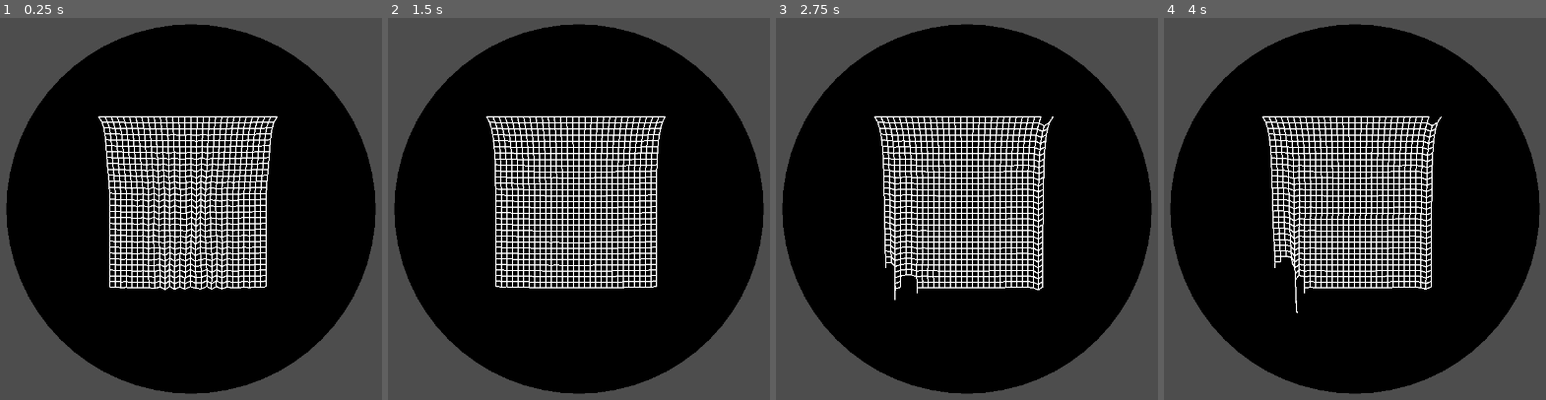
Above: before the commit, frames 1-4 (left to right).
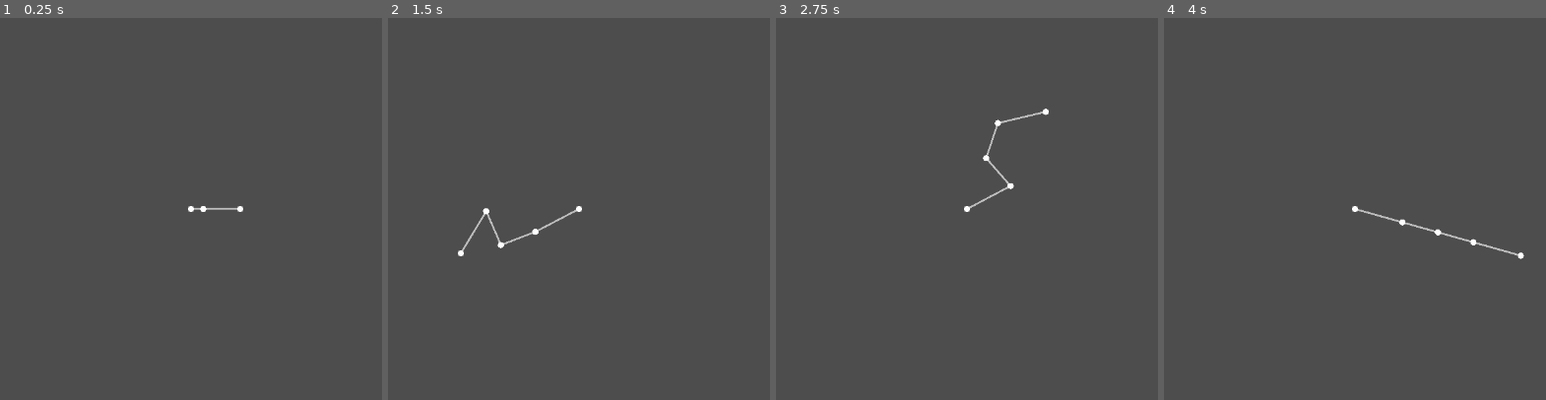
Above: after the commit, the same moments.

Repository: b6462/ComputerAnimationPlayground
Game: Godot game, scene res://InverseKinematics/CCDIK/CCDIK.tscn
Two runs of this game, one before a commit and one after it. Both use one fixed random seed, a clock stepped at 60 frames per second and the inputs below. Before the commit the project starts from res://Verlet/VerletIntegration.tscn.
Inputs (mouse positions are in pixels of both pictures, inside the frame that each line leads up to):
- Up to frame 1 (0.25 s): no input
- Up to frame 2 (1.5 s): move the mouse to (750, 186) at 0.52 s; click (750, 186) at 0.67 s; drag from (422, 231) to (540, 296) at 1.27 s
- Up to frame 3 (2.75 s): move the mouse to (1047, 109) at 2.02 s; click (1047, 109) at 2.17 s
- Up to frame 4 (4 s): drag from (1316, 296) to (outside the picture) at 2.77 s; move the mouse to (outside the picture) at 3.52 s; click (outside the picture) at 3.67 s

The runs differ from the first frame. In frame 1, 72% of the frame differs, in the area x 1-99%, y 1-99%; in frame 2, 72%; in frame 3, 72%; in frame 4, 72%.

Commit message:
Structural update

Diff:
--- a/CCDIK/CCDIK.tscn
+++ b/InverseKinematics/CCDIK/CCDIK.tscn
@@ -1,6 +1,6 @@
 [gd_scene load_steps=2 format=3 uid="uid://dxrwls5mrwx4k"]
 
-[ext_resource type="Script" path="res://CCDIK/CCDIK_01.gd" id="1_6djuq"]
+[ext_resource type="Script" path="res://InverseKinematics/CCDIK/CCDIK_01.gd" id="1_6djuq"]
 
 [node name="CCDIK" type="Node2D"]
 script = ExtResource("1_6djuq")
--- a/CCDIK/CCDIK_01.gd
+++ b/InverseKinematics/CCDIK/CCDIK_01.gd
@@ -1,6 +1,6 @@
 extends Node2D
 # CCDIK
-
+# https://zalo.github.io/blog/inverse-kinematics/
 const ITERATIONS = 32
 
 var base_point := Vector2(640, 360)
--- a/FABRIK/FABRIK.tscn
+++ b/InverseKinematics/FABRIK/FABRIK.tscn
@@ -1,6 +1,6 @@
 [gd_scene load_steps=2 format=3 uid="uid://csv2gmi337k1a"]
 
-[ext_resource type="Script" path="res://FABRIK/FABRIK_02.gd" id="1_akmeq"]
+[ext_resource type="Script" path="res://InverseKinematics/FABRIK/FABRIK_02.gd" id="1_akmeq"]
 
 [node name="Node2D" type="Node2D"]
 script = ExtResource("1_akmeq")
--- a/project.godot
+++ b/project.godot
@@ -11,8 +11,8 @@
 [application]
 
 config/name="Computer Animation Playground"
-run/main_scene="res://Verlet/VerletIntegration.tscn"
-config/features=PackedStringArray("4.2", "Forward Plus")
+run/main_scene="res://InverseKinematics/CCDIK/CCDIK.tscn"
+config/features=PackedStringArray("4.3", "Forward Plus")
 config/icon="res://icon.svg"
 
 [display]
Renamed: FABRIK/FABRIK_01.gd -> InverseKinematics/FABRIK/FABRIK_01.gd
Renamed: FABRIK/FABRIK_02.gd -> InverseKinematics/FABRIK/FABRIK_02.gd
